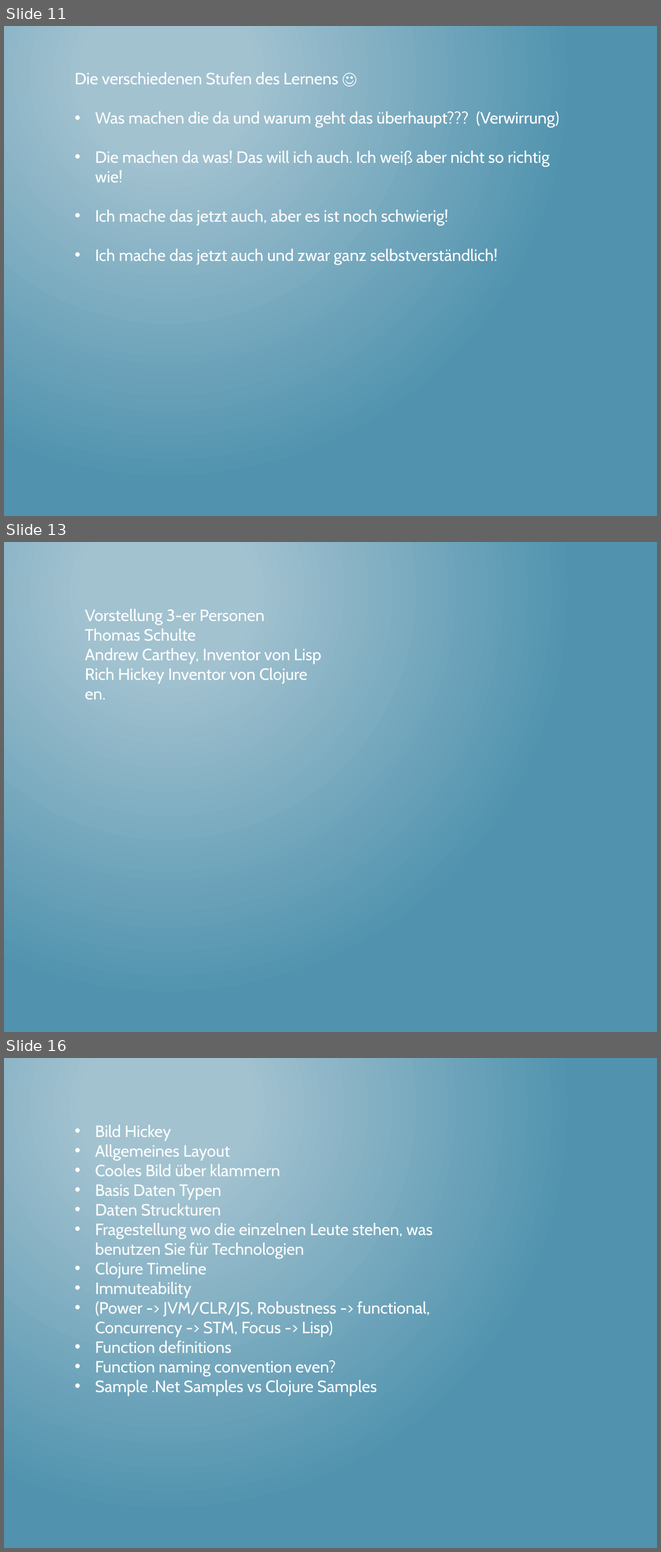
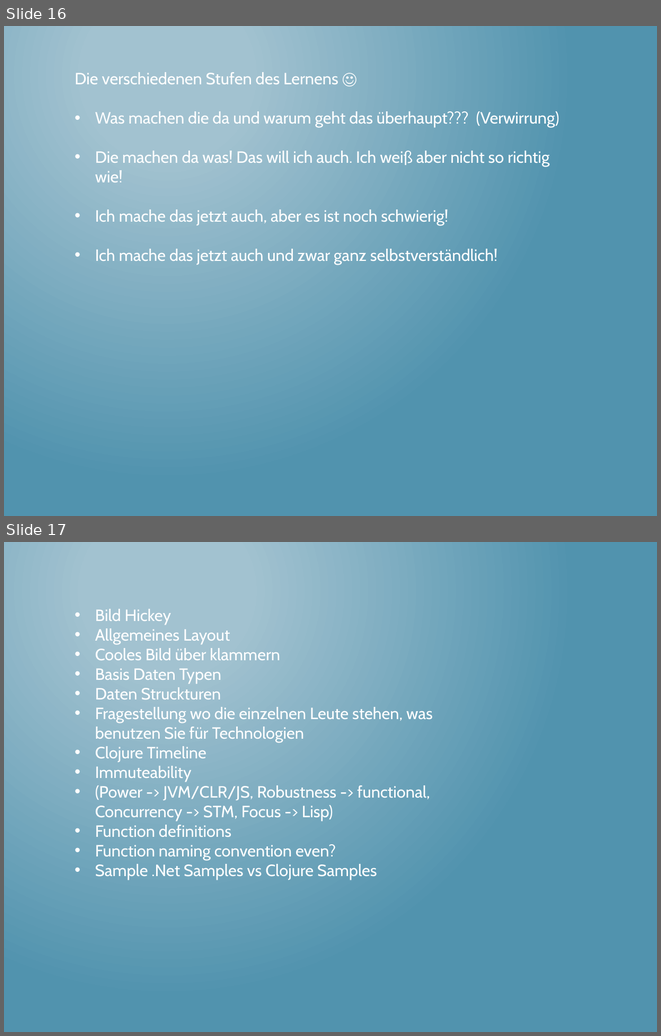
Before and after one commit to thomasschulte/ClojureUsergroupDemo, a slide deck: Clojure Vortrag .NET User Group.pptx. Shown one above the other, each under a label of ours: slides 11, 13 and 16 before the commit, slides 16 and 17 after it; the slides between them are not shown. The pictures are 661x1552 and 661x1036 pixels, drawn with LibreOffice and Linux fonts; fonts in the diff are those of the drawing. Boxes give left, top, right and bottom in pixels: in the first picture for what was removed or moved away, otherwise in the second. Text is boxed around its words. In the diff, an @@ line names an element or a change of style, - is before the commit and + after.

Commit message:
Clojure Source Files

```diff
--- a/Clojure Vortrag .NET User Group.pptx
+++ b/Clojure Vortrag .NET User Group.pptx
@@ slide 13 removed at <box>4,542,657,1032</box>, background gradient #A3C3D1 to #5194AF @@
@@ text removed at <box>85,609,321,699</box> @@
-Vorstellung 3-er Personen
-Thomas Schulte
-Andrew Carthey, Inventor von Lisp
-Rich Hickey Inventor von Clojure
-en.
@@ what was slide 11 is now slide 16 @@
@@ what was slide 16 is now slide 17 @@
```
Also in this commit, not shown: 5 slides added, 4 other slides removed, 4 other files.
